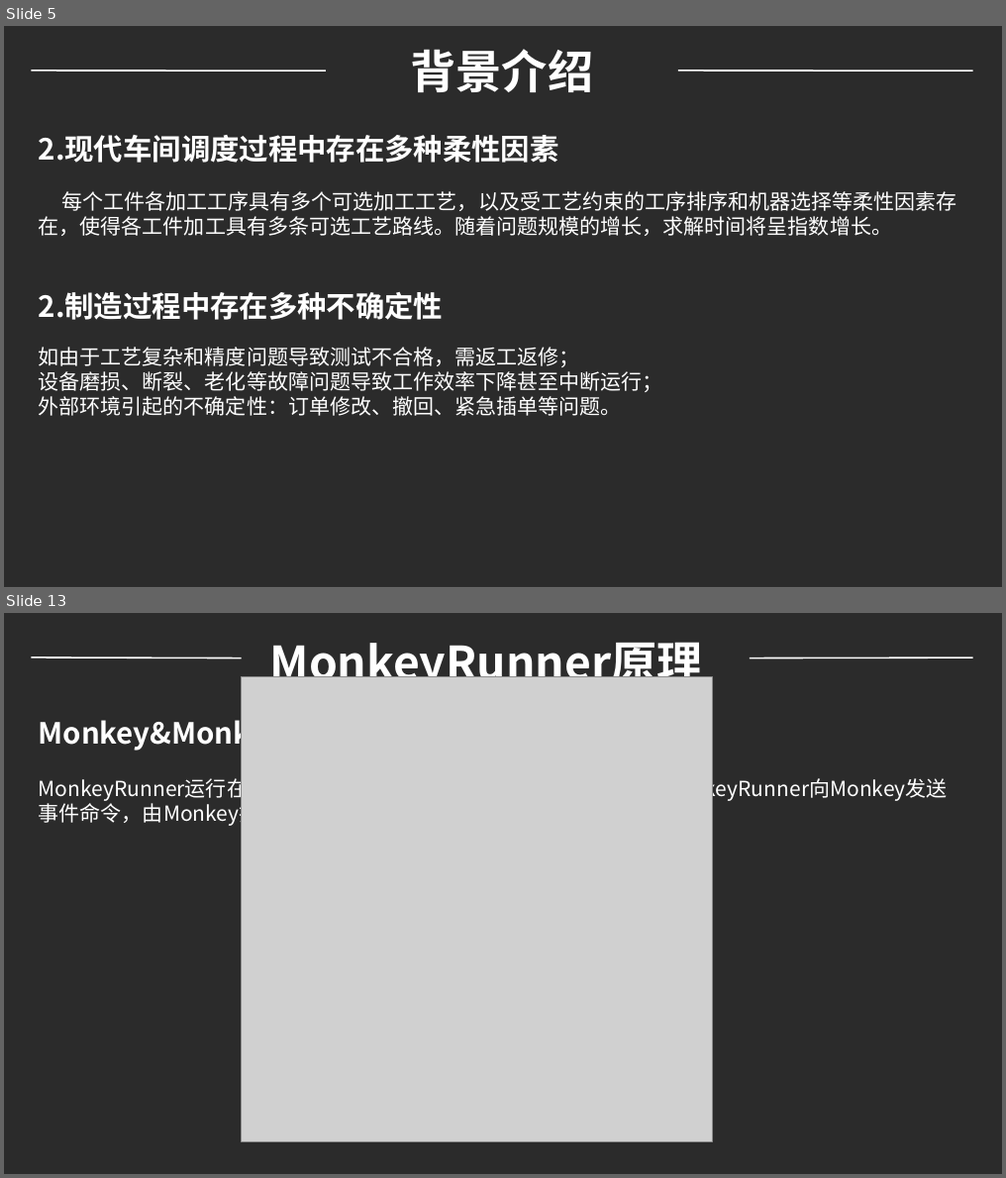
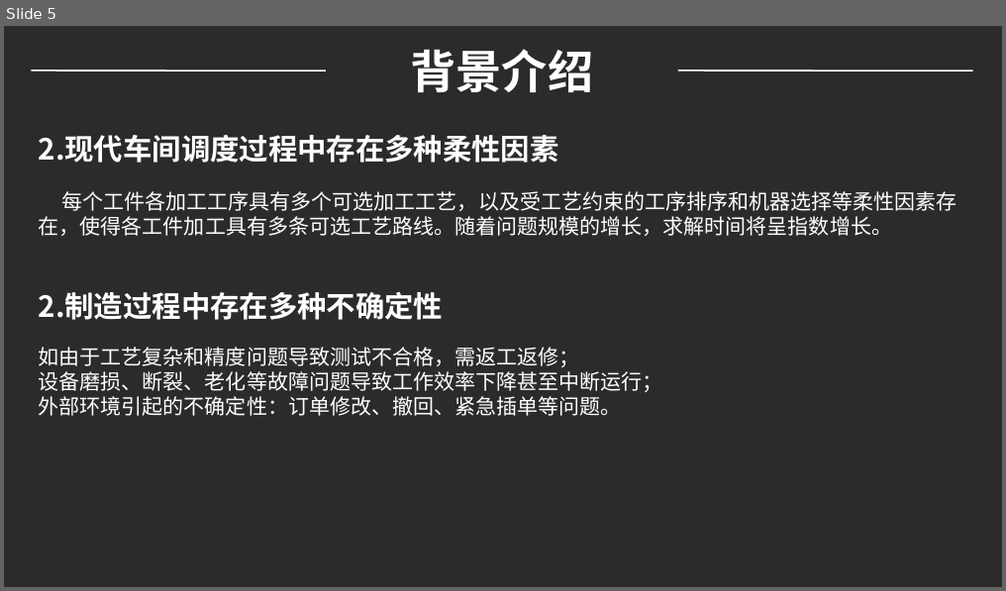
Before and after one commit to WeileLiang/Graduate, a slide deck: PPT/基于多Agent的动态调度系统1.pptx. Shown one above the other, each under a label of ours: slides 5 and 13 before the commit, slide 5 after it; the slides between them are not shown. The pictures are 1006x1178 and 1006x591 pixels, drawn with LibreOffice and Linux fonts; fonts in the diff are those of the drawing; grey boxes stand for pictures; background and template pictures are left out; a plain dark background stands for a picture behind light text. Boxes give left, top, right and bottom in pixels: in the first picture for what was removed or moved away, otherwise in the second. Text is boxed around its words. In the diff, an @@ line names an element or a change of style, - is before the commit and + after.

```diff
--- a/PPT/基于多Agent的动态调度系统1.pptx
+++ b/PPT/基于多Agent的动态调度系统1.pptx
@@ slide 13 removed at (x1=4, y1=613, x2=1002, y2=1174), background picture (left out) @@
@@ text removed at (x1=270, y1=633, x2=704, y2=691) @@
-MonkeyRunner原理
@@ line removed from (242, 658) to (31, 658) @@
@@ line removed from (973, 658) to (749, 658) @@
@@ picture removed at (x1=242, y1=677, x2=712, y2=1143) @@
@@ text removed at (x1=39, y1=714, x2=389, y2=752) @@
-Monkey&MonkeyRunner
@@ text removed at (x1=39, y1=775, x2=947, y2=826) @@
-MonkeyRunner运行在PC端，Monkey运行在设备上，可以简单认为MonkeyRunner向Monkey发送事件命令，由Monkey操作设备，两者通过Socket通信。
```
Also in this commit, not shown: 4 slides changed, 13 slides added, 38 other slides removed, 6 other files.
